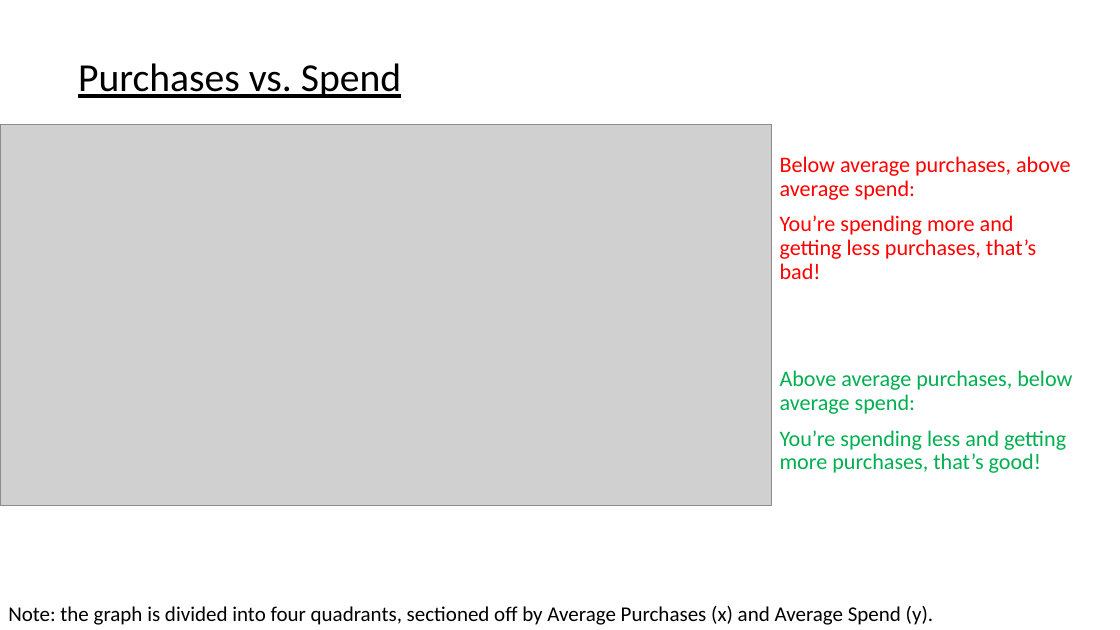
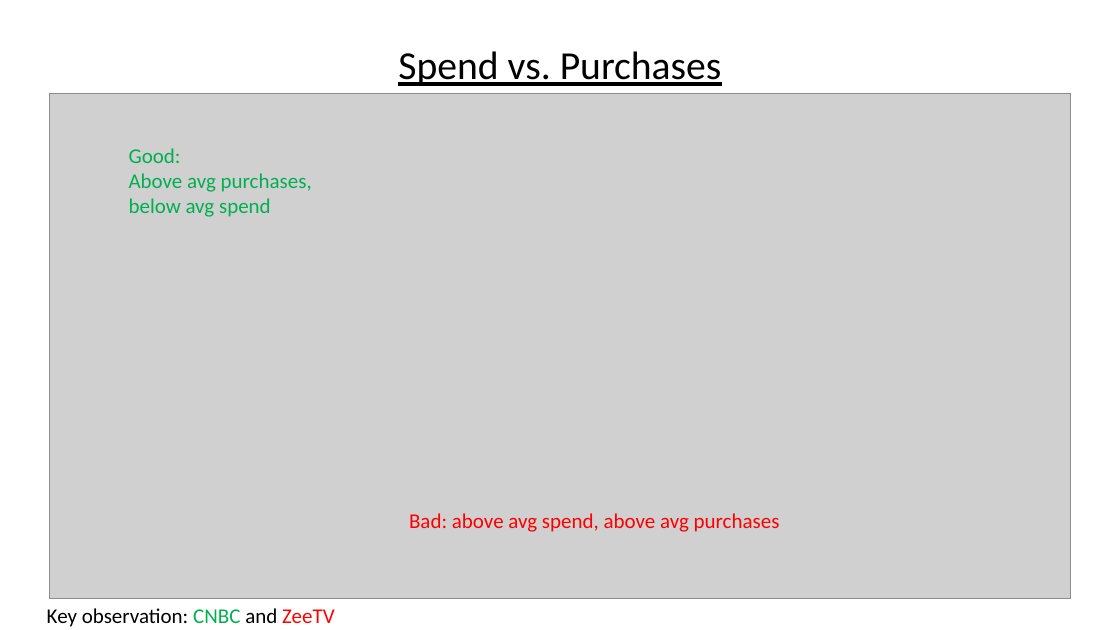
Before and after one commit to papir805/telepulse_ad_campaign_report, a slide deck: slide 10 of companyxyz_presentation.pptx. Drawn at 1120x630 pixels with LibreOffice and Linux fonts; fonts in the diff are those of the drawing; grey boxes stand for pictures. Boxes give left, top, right and bottom in pixels: in the first picture for what was removed or moved away, otherwise in the second. Text is boxed around its words. In the diff, an @@ line names an element or a change of style, - is before the commit and + after.

```diff
--- a/companyxyz_presentation.pptx
+++ b/companyxyz_presentation.pptx
@@ title at [398, 51, 722, 86]: text changed @@
-Purchases vs. Spend
+Spend vs. Purchases
@@ picture: place and size @@
-picture at [0, 124, 771, 506]
+picture at [50, 93, 1071, 599]
@@ text added at [129, 148, 312, 217], 18 pt, text #00B050 @@
+Good:
+Above avg purchases, below avg spend
@@ text removed at [780, 156, 1072, 473] @@
-Below average purchases, above average spend:
-You’re spending more and getting less purchases, that’s bad!
-Above average purchases, below average spend:
-You’re spending less and getting more purchases, that’s good!
@@ text added at [409, 513, 780, 532], 18 pt, text #FF0000 @@
+Bad: above avg spend, above avg purchases
@@ text removed at [8, 606, 933, 625] @@
-Note: the graph is divided into four quadrants, sectioned off by Average Purchases (x) and Average Spend (y).
@@ text added at [47, 608, 334, 627], 18 pt, text #000000 @@
+Key observation: CNBC and ZeeTV
```
Also in this commit, not shown: 16 other slides changed, 1 slide added, 1 slide removed, 17 other files.
